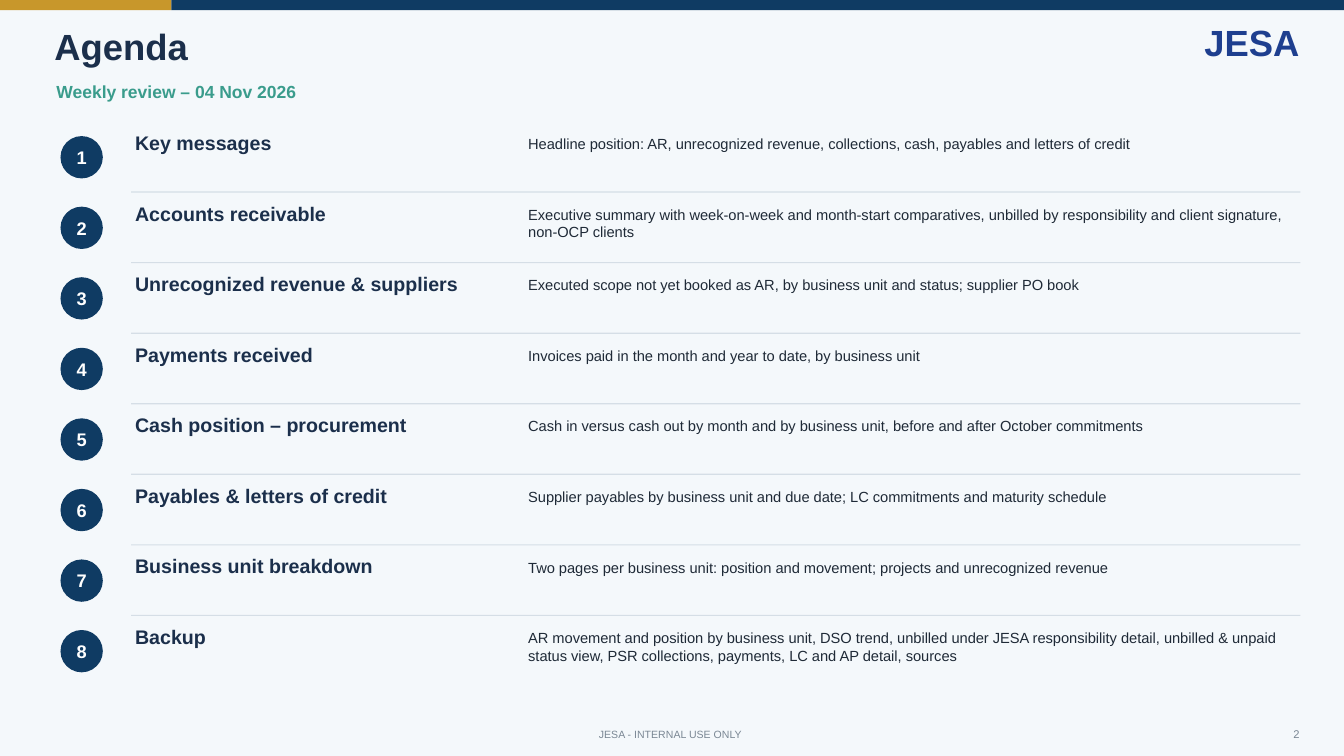
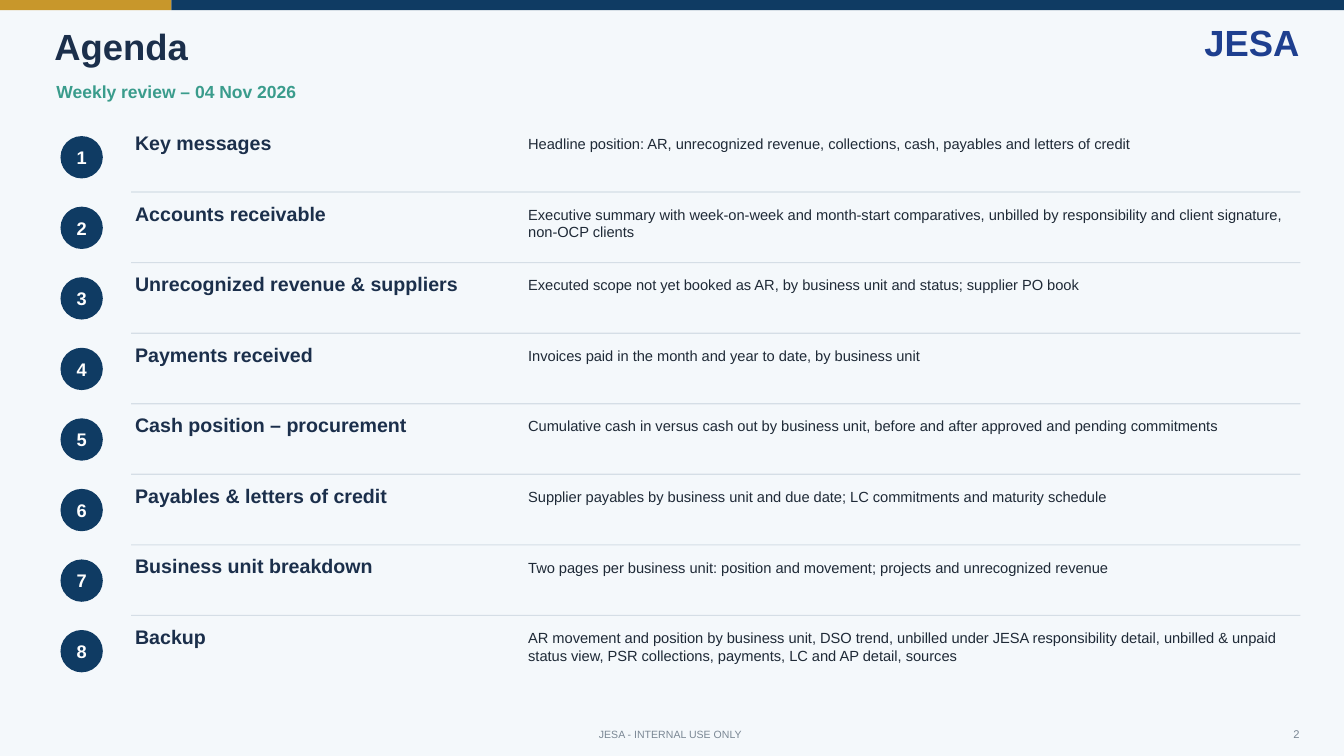
Before and after one commit to cherkaouihassan-art/Skills-Repo, a slide deck: slide 2 of weekly-ar-cash-deck/output/JESA_AR_Cash_Position_Nov_W1_2026-11-04_DRAFT.pptx. Drawn at 1344x756 pixels with LibreOffice and Linux fonts; fonts in the diff are those of the drawing. Boxes give left, top, right and bottom in pixels: in the first picture for what was removed or moved away, otherwise in the second. Text is boxed around its words. In the diff, an @@ line names an element or a change of style, - is before the commit and + after.

```diff
--- a/weekly-ar-cash-deck/output/JESA_AR_Cash_Position_Nov_W1_2026-11-04_DRAFT.pptx
+++ b/weekly-ar-cash-deck/output/JESA_AR_Cash_Position_Nov_W1_2026-11-04_DRAFT.pptx
@@ text at (x1=528, y1=420, x2=1218, y2=434): text changed @@
-Cash in versus cash out by month and by business unit, before and after October commitments
+Cumulative cash in versus cash out by business unit, before and after approved and pending commitments
```
Also in this commit, not shown: 37 other slides changed, 1 slide removed, 10 other files.
